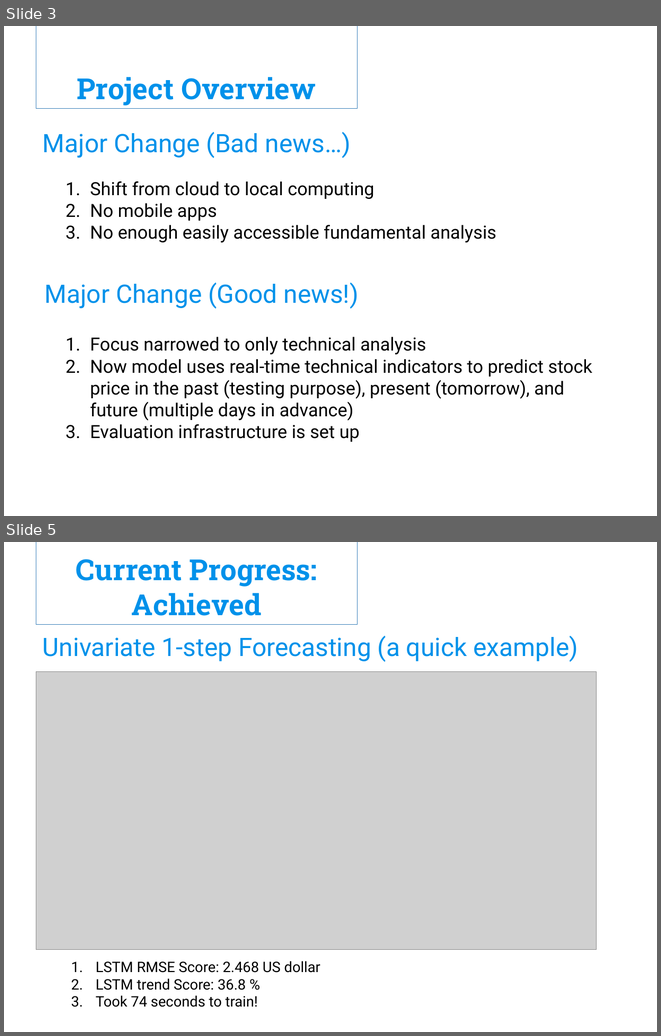
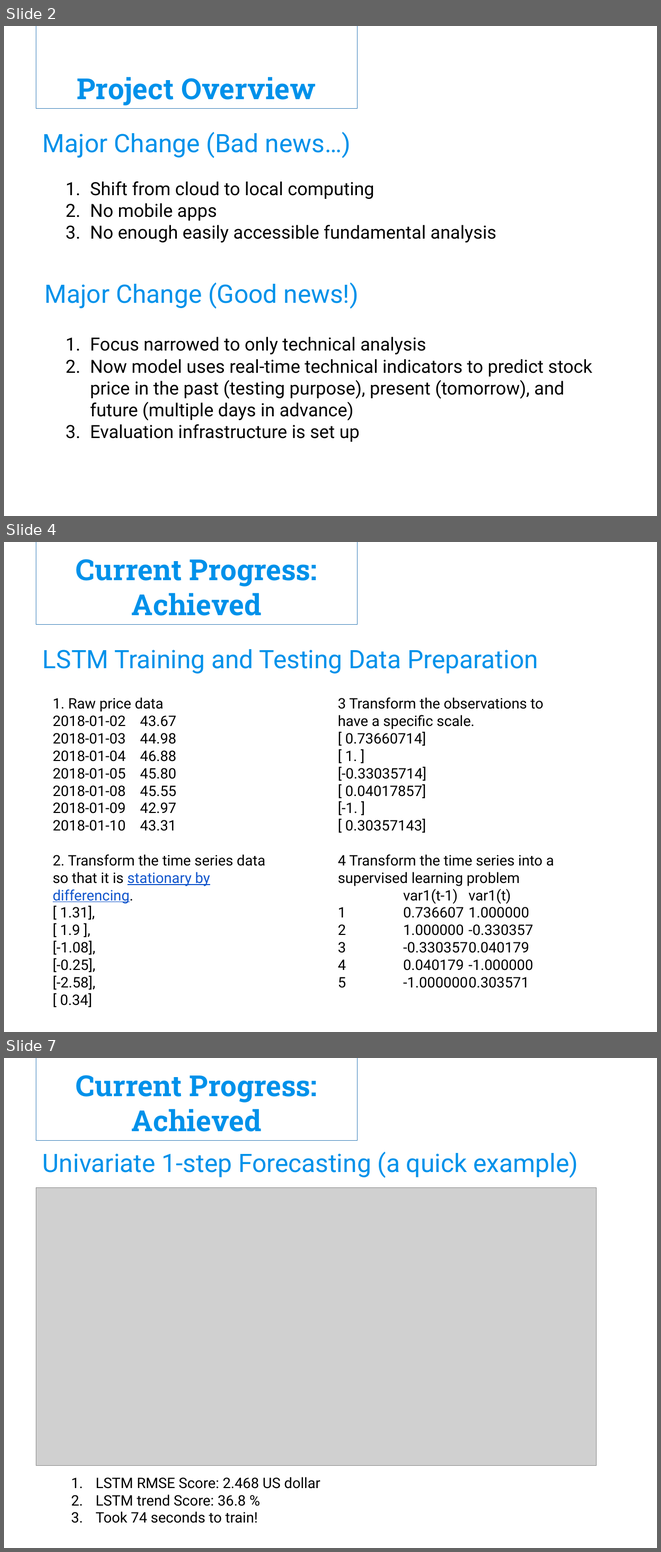
Before and after one commit to FinnZC/Stock-AI, a slide deck: Other/Hons Meeting 3 Presentation.pptx. Shown one above the other, each under a label of ours: slides 3 and 5 before the commit, slides 2, 4 and 7 after it; the slides between them are not shown. The pictures are 661x1036 and 661x1552 pixels, drawn with LibreOffice and Linux fonts; fonts in the diff are those of the drawing; grey boxes stand for pictures; background and template pictures are left out. Boxes give left, top, right and bottom in pixels: in the first picture for what was removed or moved away, otherwise in the second. Text is boxed around its words. In the diff, an @@ line names an element or a change of style, - is before the commit and + after.

Commit message:
Now multistep models works with prior x occurances and future y prices

```diff
--- a/Other/Hons Meeting 3 Presentation.pptx
+++ b/Other/Hons Meeting 3 Presentation.pptx
@@ slide 4 added at [4, 542, 657, 1032], background picture (left out) @@
@@ rectangle added at [36, 542, 358, 625], outline #3A81BA 0.75 pt, 32 pt, text #0091EA, bold @@
+Current Progress: Achieved
@@ text added at [43, 649, 538, 673], 28 pt, text #0091EA @@
+LSTM Training and Testing Data Preparation
@@ text added at [53, 697, 265, 1007], 16 pt, text #000000 @@
+1. Raw price data
+                2018-01-02 43.67
+                2018-01-03 44.98
+                2018-01-04 46.88
+                2018-01-05 45.80
+                2018-01-08 45.55
+                2018-01-09 42.97
+                2018-01-10 43.31
+2. Transform the time series data so that it is stationary by differencing.
+[ 1.31],
+[ 1.9 ],
+[-1.08],
+[-0.25],
+[-2.58],
+[ 0.34]
@@ text added at [338, 697, 554, 988], 16 pt, text #000000 @@
+3 Transform the observations to have a specific scale.
+[ 0.73660714]
+[ 1. ]
+[-0.33035714]
+[ 0.04017857]
+[-1. ]
+[ 0.30357143]
+4 Transform the time series into a supervised learning problem
+var1(t-1) var1(t)
+1 0.736607 1.000000
+2 1.000000 -0.330357
+3 -0.330357 0.040179
+4 0.040179 -1.000000
+5 -1.000000 0.303571
@@ what was slide 3 is now slide 2 @@
@@ what was slide 5 is now slide 7 @@
```
Also in this commit, not shown: 3 slides changed, 4 other slides added, 1 slide removed, 4 other files.
